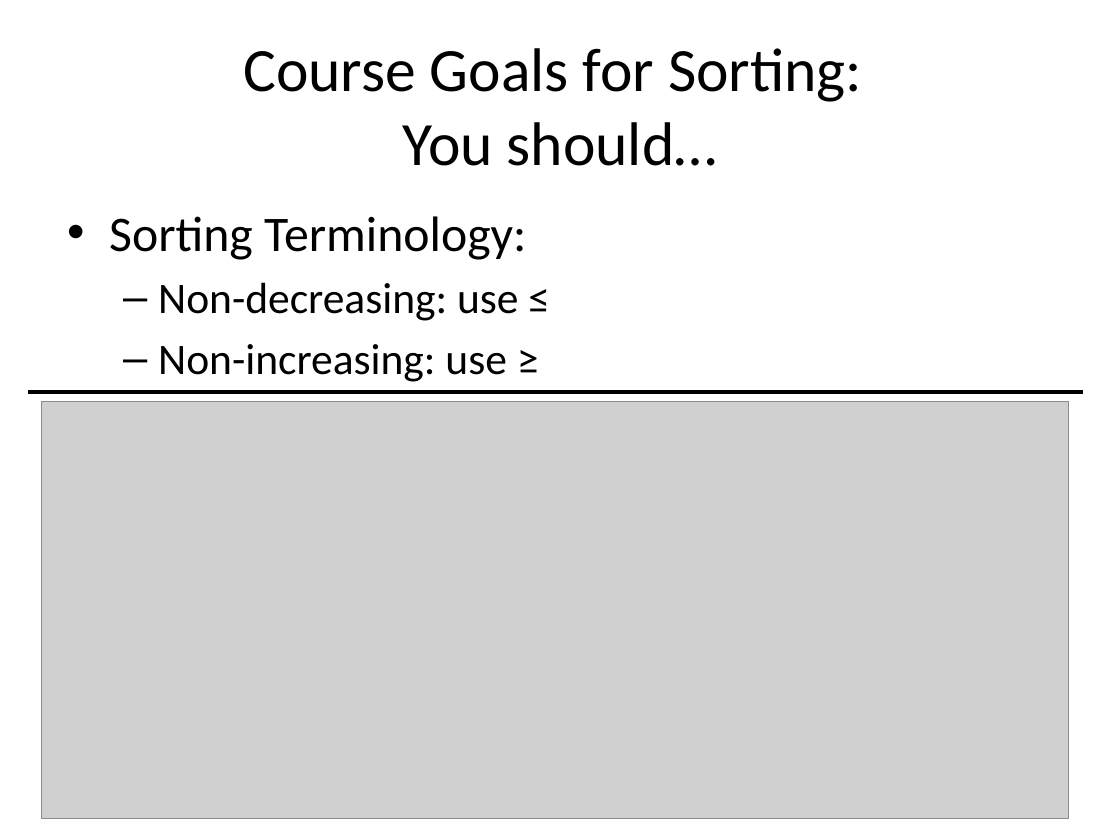
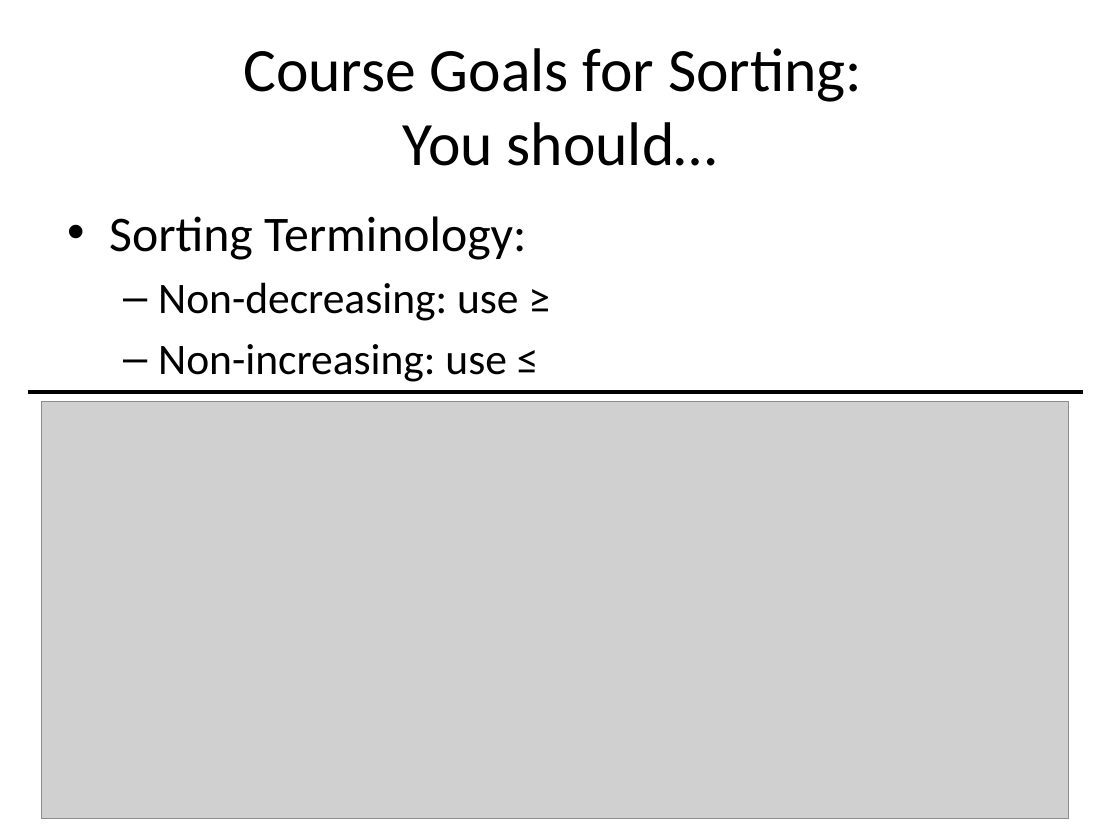
Before and after one commit to RHIT-CSSE/csse220, a slide deck: slide 6 of ClassMaterials/Sorting/Slides/SortingAndSearching.pptx. Drawn at 1120x840 pixels with LibreOffice and Linux fonts; fonts in the diff are those of the drawing; grey boxes stand for pictures. Boxes give left, top, right and bottom in pixels: in the first picture for what was removed or moved away, otherwise in the second. Text is boxed around its words. In the diff, an @@ line names an element or a change of style, - is before the commit and + after.

```diff
--- a/ClassMaterials/Sorting/Slides/SortingAndSearching.pptx
+++ b/ClassMaterials/Sorting/Slides/SortingAndSearching.pptx
@@ text at [158,282,519,382]: text changed @@
-  – Non-decreasing: use ≤
-  – Non-increasing: use ≥
+  – Non-decreasing: use ≥
+  – Non-increasing: use ≤
```
Also in this commit, not shown: 2 other slides changed, 4 slides added, 2 other files.
